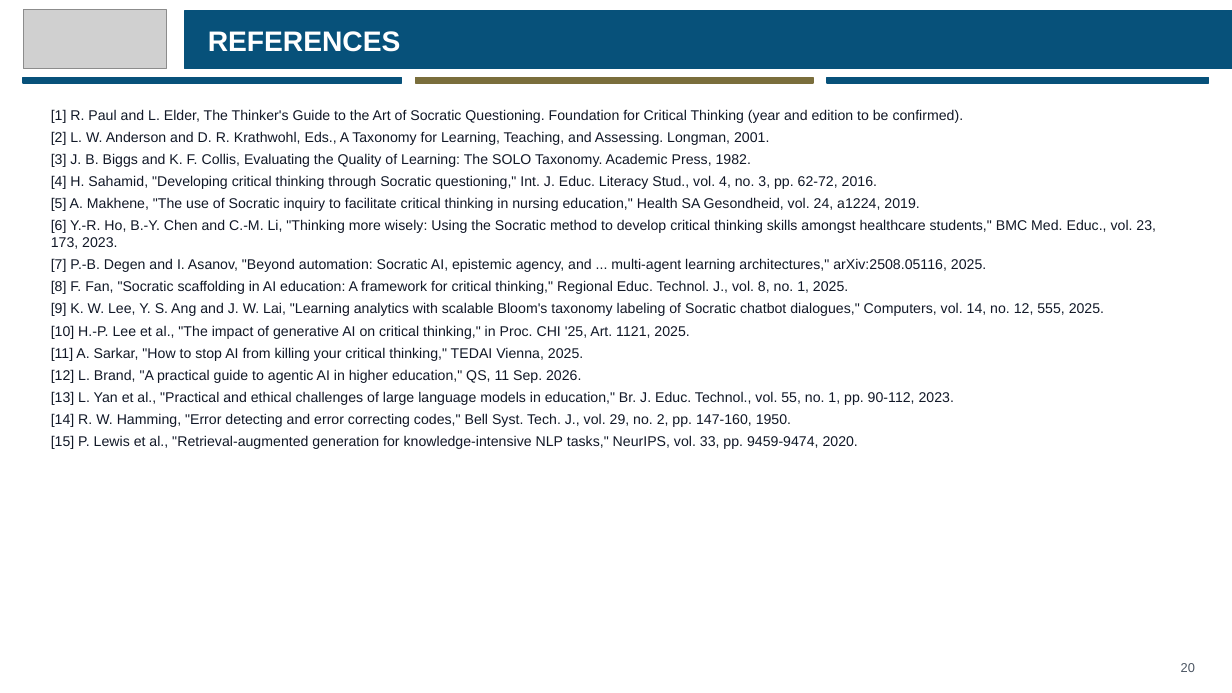
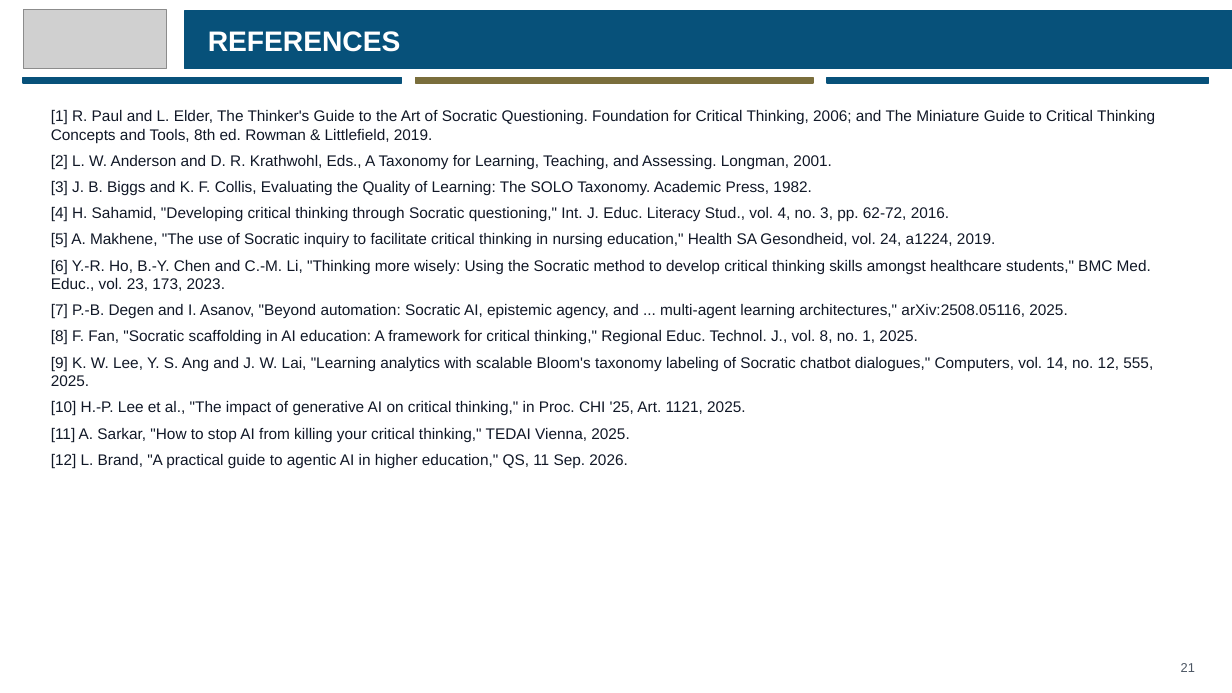
Before and after one commit to eusoffamir/Socratic-AI, a slide deck: slide 21 of docs/defence/Socratic AI Proposal Defence.pptx (slide 20 before the commit). Drawn at 1232x693 pixels with LibreOffice and Linux fonts; fonts in the diff are those of the drawing; grey boxes stand for pictures. Boxes give left, top, right and bottom in pixels: in the first picture for what was removed or moved away, otherwise in the second. Text is boxed around its words. In the diff, an @@ line names an element or a change of style, - is before the commit and + after.

```diff
--- a/docs/defence/Socratic AI Proposal Defence.pptx
+++ b/docs/defence/Socratic AI Proposal Defence.pptx
@@ text at [51, 110, 1155, 143]: text changed; size 11 to 12 pt @@
-[1] R. Paul and L. Elder, The Thinker's Guide to the Art of Socratic Questioning. Foundation for Critical Thinking (year and edition to be confirmed).
+[1] R. Paul and L. Elder, The Thinker's Guide to the Art of Socratic Questioning. Foundation for Critical Thinking, 2006; and The Miniature Guide to Critical Thinking Concepts and Tools, 8th ed. Rowman & Littlefield, 2019.
@@ text at [51, 155, 1153, 468]: size 11 to 12 pt in "[2] L. W. Anderson and D. R. ...", "[3] J. B. Biggs and K. F. ...", "[4] H. Sahamid, "Developing critical thinking through ...", "[5] A. Makhene, "The use of Socratic ..." and 7 more places; more space between paragraphs @@
@@ text at [51, 391, 954, 449]: paragraphs removed @@
-[13] L. Yan et al., "Practical and ethical challenges of large language models in education," Br. J. Educ. Technol., vol. 55, no. 1, pp. 90-112, 2023.
-[14] R. W. Hamming, "Error detecting and error correcting codes," Bell Syst. Tech. J., vol. 29, no. 2, pp. 147-160, 1950.
-[15] P. Lewis et al., "Retrieval-augmented generation for knowledge-intensive NLP tasks," NeurIPS, vol. 33, pp. 9459-9474, 2020.
@@ text at [1181, 663, 1195, 672]: text changed @@
-20
+21
```
Also in this commit, not shown: 14 other slides changed, 2 slides added, 1 other file.
